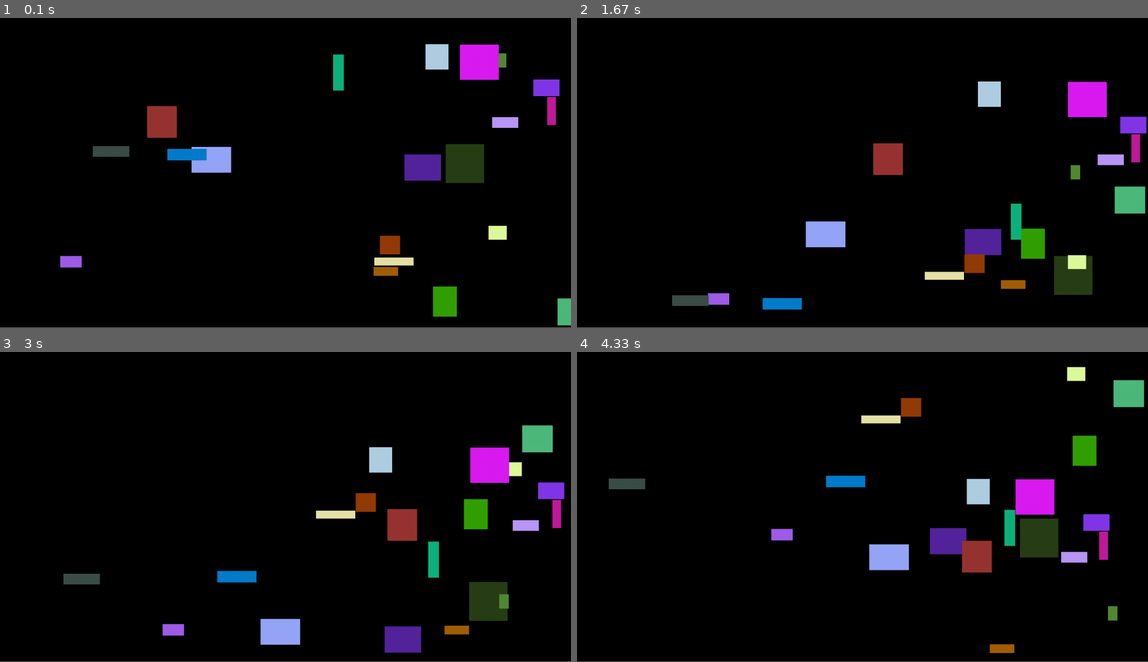
Above: before the commit, frames 1-4 (two rows, left to right).
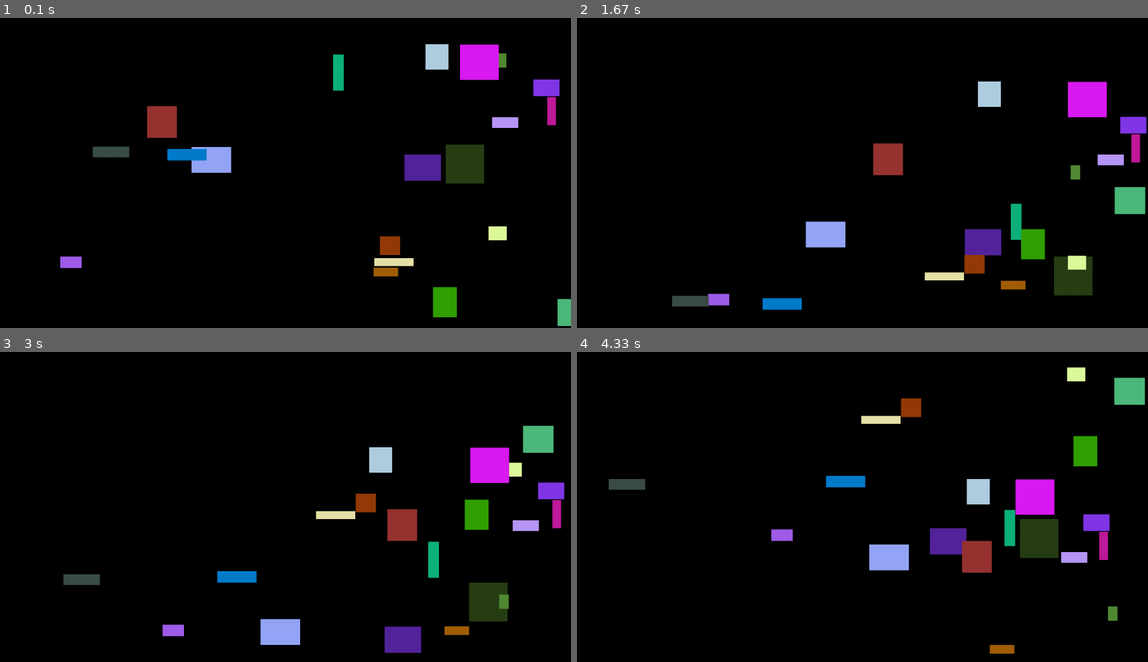
Above: after the commit, the same moments.

Repository: Everything42/rectangles-game
Game: pygame game, started from rectangle_pygame.py
Two runs of this game, one before a commit and one after it. Both use one fixed random seed, a clock stepped at 60 frames per second and the inputs below.
Inputs:
- Up to frame 1 (0.1 s): no input
- Up to frame 2 (1.67 s): no input
- Up to frame 3 (3 s): no input
- Up to frame 4 (4.33 s): no input
The window is 900x487 before the commit and 900x488 after it. Grey fills any space a smaller window leaves; there, only what the larger window draws over its background counts as a difference.

The runs differ from the first frame. In frame 1, 0.3% of the frame differs, in the area x 10-100%, y 31-100%; in frame 2, 0.5%; in frame 3, 0.6%; in frame 4, 0.6%, in the area x 5-100%, y 4-98%.

Commit message:
minor change

Diff:
--- a/rectangle_pygame.py
+++ b/rectangle_pygame.py
@@ -13,7 +13,7 @@
 
 # initialize display
 displayX = 1440
-displayY = 780
+displayY = 781
 screen = pygame.display.set_mode((displayX, displayY))
 pygame.display.set_caption("Rectangle game")
 
